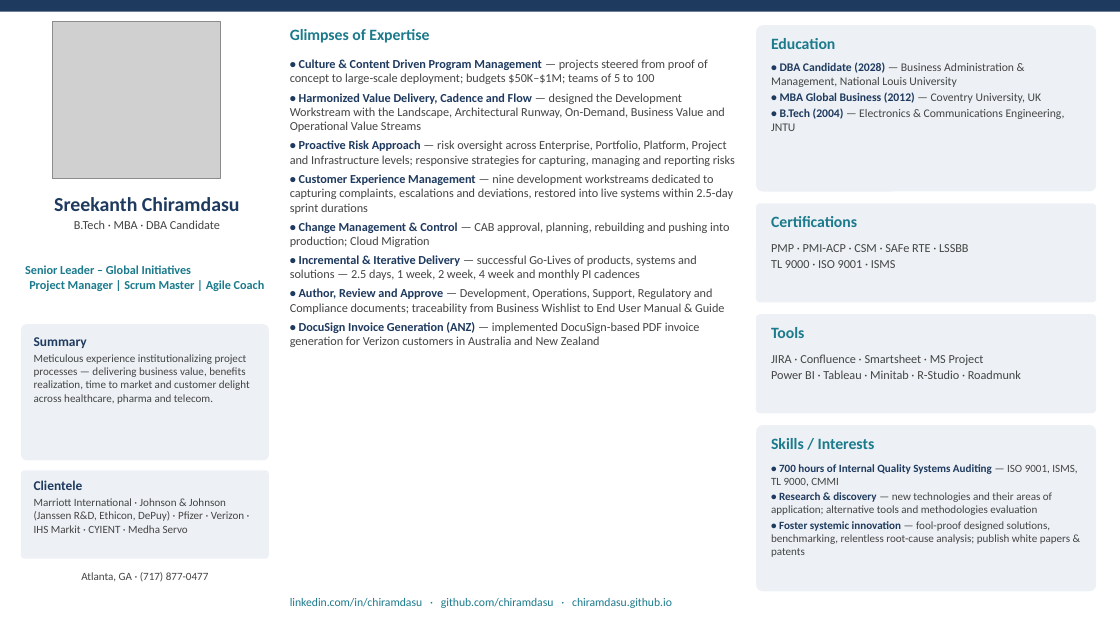
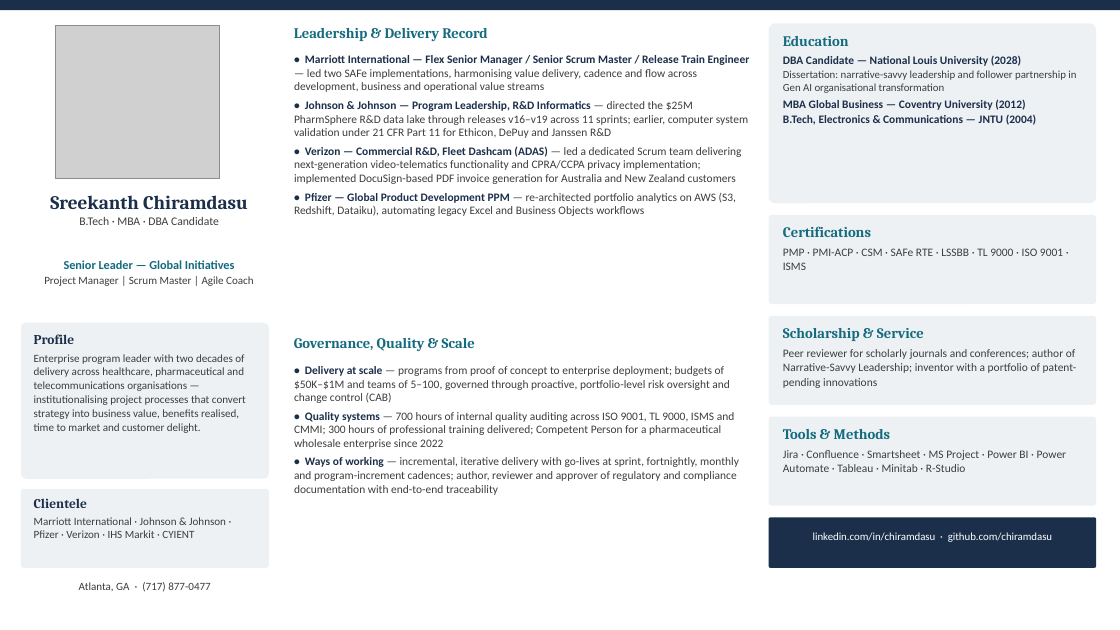
Before and after one commit to chiramdasu/chiramdasu.github.io, a slide deck: slide 1 of Sreekanth_Chiramdasu_One_Slide_Profile.pptx. Drawn at 1120x630 pixels with LibreOffice and Linux fonts; fonts in the diff are those of the drawing; grey boxes stand for pictures. Boxes give left, top, right and bottom in pixels: in the first picture for what was removed or moved away, otherwise in the second. Text is boxed around its words. In the diff, an @@ line names an element or a change of style, - is before the commit and + after.

Commit message:
Rebuild one-slide profile at doctoral/executive standard from full profile record

```diff
--- a/Sreekanth_Chiramdasu_One_Slide_Profile.pptx
+++ b/Sreekanth_Chiramdasu_One_Slide_Profile.pptx
@@ rectangle at <box>0,0,1120,10</box>: fill #1F3A5F to #1B2F4A @@
@@ text at <box>294,28,487,41</box>: text changed; size 13.5 to 12.5 pt; font Calibri to Cambria; text colour #1B7A8C to #146B7E @@
-Glimpses of Expertise
+Leadership & Delivery Record
@@ rounded rectangle: place and size @@
-rounded rectangle at <box>756,25,1096,192</box>
+rounded rectangle at <box>769,24,1096,203</box>
@@ text at <box>294,55,750,216</box>: text changed; size 10.5 to 9.8 pt; text colour #444444 to #3D3D3D @@
-• Culture & Content Driven Program Management — projects steered from proof of concept to large-scale deployment; budgets $50K–$1M; teams of 5 to 100
-• Harmonized Value Delivery, Cadence and Flow — designed the Development Workstream with the Landscape, Architectural Runway, On-Demand, Business Value and Operational Value Streams
-• Proactive Risk Approach — risk oversight across Enterprise, Portfolio, Platform, Project and Infrastructure levels; responsive strategies for capturing, managing and reporting risks
-• Customer Experience Management — nine development workstreams dedicated to capturing complaints, escalations and deviations, restored into live systems within 2.5-day sprint durations
-• Change Management & Control — CAB approval, planning, rebuilding and pushing into production; Cloud Migration
-• Incremental & Iterative Delivery — successful Go-Lives of products, systems and solutions — 2.5 days, 1 week, 2 week, 4 week and monthly PI cadences
-• Author, Review and Approve — Development, Operations, Support, Regulatory and Compliance documents; traceability from Business Wishlist to End User Manual & Guide
-• DocuSign Invoice Generation (ANZ) — implemented DocuSign-based PDF invoice generation for Verizon customers in Australia and New Zealand
+• Marriott International — Flex Senior Manager / Senior Scrum Master / Release Train Engineer — led two SAFe implementations, harmonising value delivery, cadence and flow across development, business and operational value streams
+• Johnson & Johnson — Program Leadership, R&D Informatics — directed the $25M PharmSphere R&D data lake through releases v16–v19 across 11 sprints; earlier, computer system validation under 21 CFR Part 11 for Ethicon, DePuy and Janssen R&D
+• Verizon — Commercial R&D, Fleet Dashcam (ADAS) — led a dedicated Scrum team delivering next-generation video-telematics functionality and CPRA/CCPA privacy implementation; implemented DocuSign-based PDF invoice generation for Australia and New Zealand customers
+• Pfizer — Global Product Development PPM — re-architected portfolio analytics on AWS (S3, Redshift, Dataiku), automating legacy Excel and Business Objects workflows
@@ text removed at <box>771,38,835,49</box> @@
-Education
@@ text at <box>783,36,1076,93</box>: text changed; size 10 to 9.8 pt; text colour #444444 to #1B2F4A; bold on @@
-• DBA Candidate (2028) — Business Administration & Management, National Louis University
-• MBA Global Business (2012) — Coventry University, UK
-• B.Tech (2004) — Electronics & Communications Engineering, JNTU
+Education
+DBA Candidate — National Louis University (2028)
+Dissertation: narrative-savvy leadership and follower partnership in Gen AI organisational transformation
+MBA Global Business — Coventry University (2012)
+B.Tech, Electronics & Communications — JNTU (2004)
@@ text "Sreekanth Chiramdasu" at <box>50,195,248,225</box>: size 17 to 16.5 pt, font Calibri to Cambria, text colour #1F3A5F to #1B2F4A in "Sreekanth Chiramdasu"; size 10.5 to 10 pt, text colour #444444 to #3D3D3D in "B.Tech · MBA · DBA Candidate"; less space between paragraphs @@
@@ fill #EDF1F5 to #EEF1F4; proportions changed in 5 elements at <box>769,316,1096,405</box>, <box>21,323,269,479</box>, <box>21,489,269,568</box>, <box>769,24,1096,203</box>, <box>769,215,1096,304</box> @@
@@ rounded rectangle: place and size @@
-rounded rectangle at <box>756,203,1096,302</box>
+rounded rectangle at <box>769,215,1096,304</box>
@@ text removed at <box>771,216,857,227</box> @@
-Certifications
@@ text at <box>783,226,1063,270</box>: text changed; size 10.5 to 9.8 pt; text colour #444444 to #3D3D3D @@
-PMP · PMI-ACP · CSM · SAFe RTE · LSSBB
-TL 9000 · ISO 9001 · ISMS
+Certifications
+PMP · PMI-ACP · CSM · SAFe RTE · LSSBB · TL 9000 · ISO 9001 · ISMS
@@ text at <box>44,260,253,286</box>: text changed; size 10.5 to 9.5 pt; text colour #1B7A8C to #3D3D3D; bold off @@
-Senior Leader – Global Initiatives
-Project Manager | Scrum Master | Agile Coach
+Senior Leader — Global Initiatives
+Project Manager | Scrum Master | Agile Coach
@@ rounded rectangle: place and size @@
-rounded rectangle at <box>21,324,269,460</box>
+rounded rectangle at <box>21,323,269,479</box>
@@ rounded rectangle: place and size @@
-rounded rectangle at <box>756,314,1096,413</box>
+rounded rectangle at <box>769,316,1096,405</box>
@@ text at <box>783,328,1077,388</box>: text changed; size 13.5 to 9.8 pt; text colour #1B7A8C to #3D3D3D; bold off @@
-Tools
+Scholarship & Service
+Peer reviewer for scholarly journals and conferences; author of Narrative-Savvy Leadership; inventor with a portfolio of patent-pending innovations
@@ text at <box>34,334,246,433</box>: text changed; text colour #444444 to #3D3D3D @@
-Summary
-Meticulous experience institutionalizing project processes — delivering business value, benefits realization, time to market and customer delight across healthcare, pharma and telecom.
+Profile
+Enterprise program leader with two decades of delivery across healthcare, pharmaceutical and telecommunications organisations — institutionalising project processes that convert strategy into business value, benefits realised, time to market and customer delight.
@@ text added at <box>294,338,475,351</box>, 12.5 pt, text #146B7E, bold @@
+Governance, Quality & Scale
@@ text added at <box>294,366,739,495</box>, 9.8 pt, text #3D3D3D @@
+• Delivery at scale — programs from proof of concept to enterprise deployment; budgets of $50K–$1M and teams of 5–100, governed through proactive, portfolio-level risk oversight and change control (CAB)
+• Quality systems — 700 hours of internal quality auditing across ISO 9001, TL 9000, ISMS and CMMI; 300 hours of professional training delivered; Competent Person for a pharmaceutical wholesale enterprise since 2022
+• Ways of working — incremental, iterative delivery with go-lives at sprint, fortnightly, monthly and program-increment cadences; author, reviewer and approver of regulatory and compliance documentation with end-to-end traceability
@@ rounded rectangle added at <box>769,417,1096,506</box>, fill #EEF1F4 @@
@@ text removed at <box>771,438,875,449</box> @@
-Skills / Interests
@@ text at <box>783,429,1067,472</box>: text changed; size 10.5 to 9.8 pt; text colour #444444 to #3D3D3D @@
-JIRA · Confluence · Smartsheet · MS Project
-Power BI · Tableau · Minitab · R-Studio · Roadmunk
+Tools & Methods
+Jira · Confluence · Smartsheet · MS Project · Power BI · Power Automate · Tableau · Minitab · R-Studio
@@ text removed at <box>771,464,1077,557</box> @@
-• 700 hours of Internal Quality Systems Auditing — ISO 9001, ISMS, TL 9000, CMMI
-• Research & discovery — new technologies and their areas of application; alternative tools and methodologies evaluation
-• Foster systemic innovation — fool-proof designed solutions, benchmarking, relentless root-cause analysis; publish white papers & patents
@@ rounded rectangle: place and size @@
-rounded rectangle at <box>21,471,269,559</box>
+rounded rectangle at <box>21,489,269,568</box>
@@ text at <box>34,498,87,508</box>: font Calibri to Cambria, text colour #1F3A5F to #1B2F4A in "Clientele" @@
@@ text "Clientele": place and size @@
-text "Clientele" at <box>34,480,244,533</box>
+text "Clientele" at <box>34,498,226,538</box>
@@ text at <box>34,517,226,538</box>: text changed; text colour #444444 to #3D3D3D @@
-Marriott International · Johnson & Johnson (Janssen R&D, Ethicon, DePuy) · Pfizer · Verizon · IHS Markit · CYIENT · Medha Servo
+Marriott International · Johnson & Johnson · Pfizer · Verizon · IHS Markit · CYIENT
@@ rounded rectangle: place and size @@
-rounded rectangle at <box>756,425,1096,592</box>
+rounded rectangle at <box>769,518,1096,568</box>
@@ rounded rectangle at <box>769,518,1096,568</box>: fill #EDF1F5 to #1B2F4A; proportions changed @@
@@ text at <box>813,532,1052,542</box>: text changed; size 10 to 9.3 pt; text colour #1B7A8C to #FFFFFF @@
-linkedin.com/in/chiramdasu · github.com/chiramdasu · chiramdasu.github.io
+linkedin.com/in/chiramdasu · github.com/chiramdasu
@@ text "Atlanta, GA · (717) 877-0477": place and size @@
-text "Atlanta, GA · (717) 877-0477" at <box>81,572,209,582</box>
+text "Atlanta, GA · (717) 877-0477" at <box>79,582,211,592</box>
@@ text "Atlanta, GA · (717) 877-0477" at <box>79,582,211,592</box>: text colour #444444 to #3D3D3D @@
```
Also in this commit, not shown: 1 other file.
